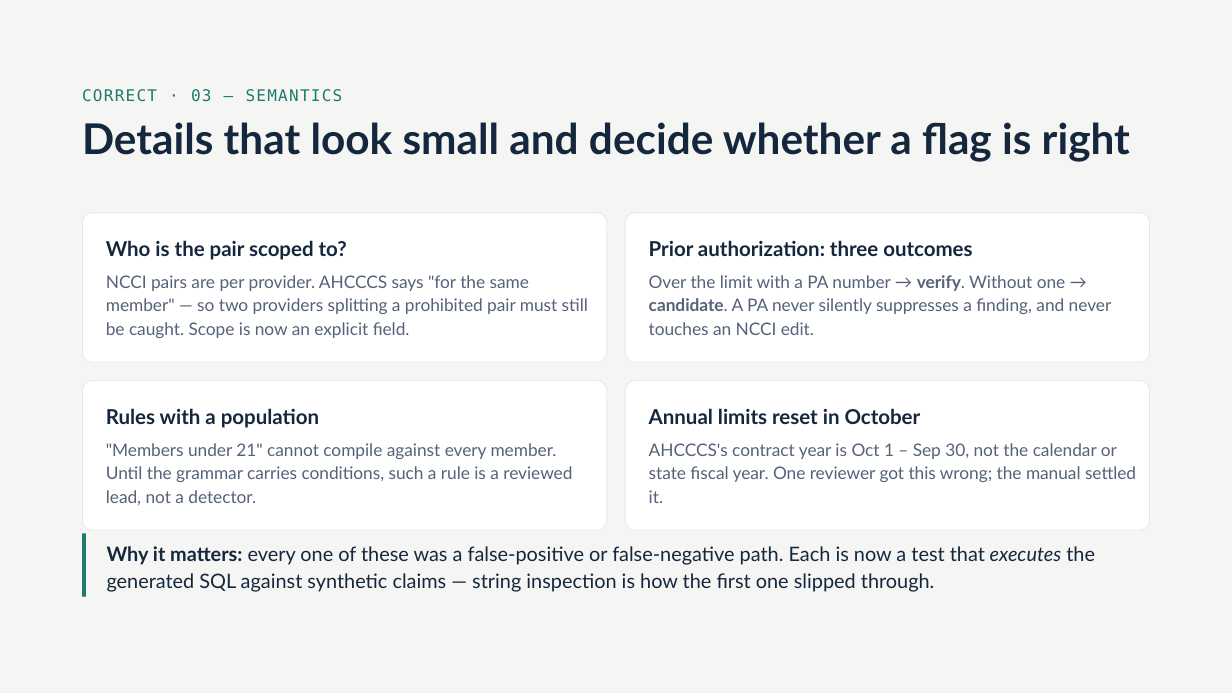
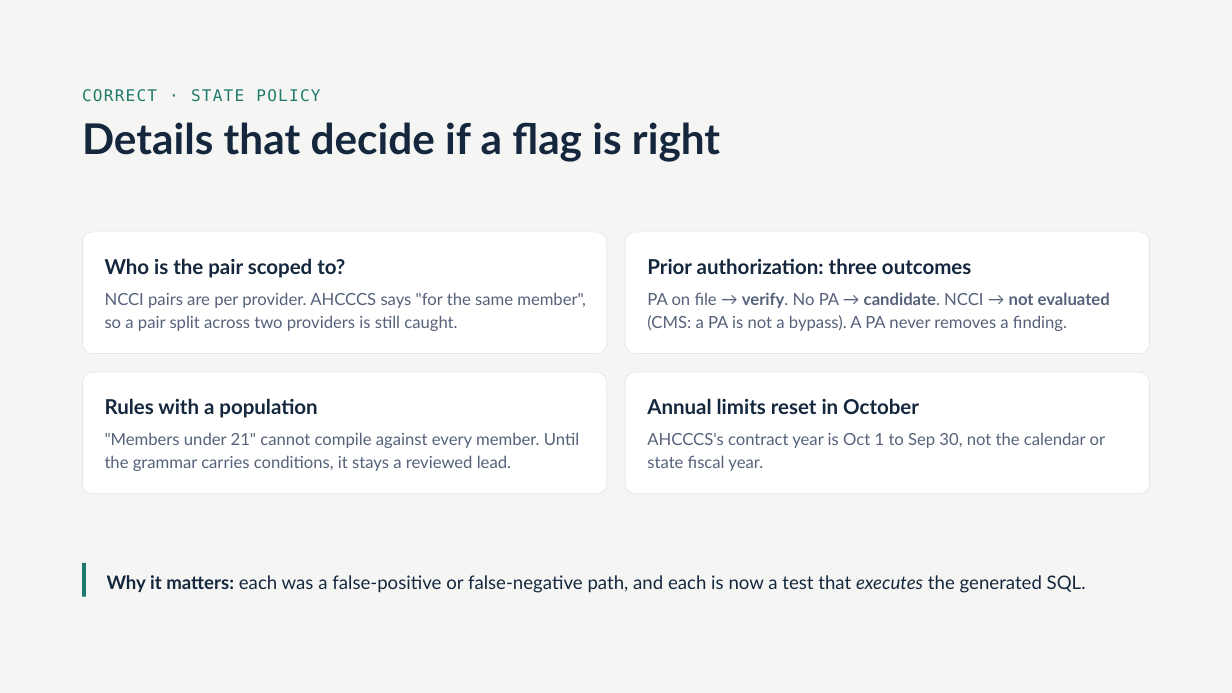
Before and after one commit to Sedozan/policy_intelligence, a slide deck: slide 4 of Knowledge Base MVP.pptx. Drawn at 1232x693 pixels with LibreOffice and Linux fonts; fonts in the diff are those of the drawing. Boxes give left, top, right and bottom in pixels: in the first picture for what was removed or moved away, otherwise in the second. Text is boxed around its words. In the diff, an @@ line names an element or a change of style, - is before the commit and + after.

```diff
--- a/Knowledge Base MVP.pptx
+++ b/Knowledge Base MVP.pptx
@@ text at [82,89,320,102]: text changed @@
-CORRECT · 03 — SEMANTICS
+CORRECT · STATE POLICY
@@ text at [82,122,720,162]: text changed @@
-Details that look small and decide whether a flag is right
+Details that decide if a flag is right
@@ rounded rectangle: place and size @@
-rounded rectangle at [82,213,606,362]
+rounded rectangle at [82,232,606,354]
@@ rounded rectangle: place and size @@
-rounded rectangle at [626,213,1150,362]
+rounded rectangle at [626,232,1150,354]
@@ text "Who is the pair scoped ...": place and size @@
-text "Who is the pair scoped ..." at [106,240,347,260]
+text "Who is the pair scoped ..." at [105,258,345,278]
@@ text "Prior authorization: three outcomes": place and size @@
-text "Prior authorization: three outcomes" at [649,240,972,256]
+text "Prior authorization: three outcomes" at [647,258,971,274]
@@ text at [105,292,586,331]: text changed; size 13.5 to 13 pt @@
-NCCI pairs are per provider. AHCCCS says "for the same member" — so two providers splitting a prohibited pair must still be caught. Scope is now an explicit field.
+NCCI pairs are per provider. AHCCCS says "for the same member", so a pair split across two providers is still caught.
@@ text at [647,292,1110,331]: text changed; size 13.5 to 13 pt @@
-Over the limit with a PA number → verify. Without one → candidate. A PA never silently suppresses a finding, and never touches an NCCI edit.
+PA on file → verify. No PA → candidate. NCCI → not evaluated (CMS: a PA is not a bypass). A PA never removes a finding.
@@ rounded rectangle: place and size @@
-rounded rectangle at [82,381,606,531]
+rounded rectangle at [82,372,606,494]
@@ proportions changed in 4 elements at [82,232,606,354], [626,232,1150,354], [82,372,606,494], [626,372,1150,494] @@
@@ rounded rectangle: place and size @@
-rounded rectangle at [626,381,1150,531]
+rounded rectangle at [626,372,1150,494]
@@ text "Rules with a population": place and size @@
-text "Rules with a population" at [106,408,319,428]
+text "Rules with a population" at [105,398,317,418]
@@ text "Annual limits reset in October": place and size @@
-text "Annual limits reset in October" at [649,408,921,424]
+text "Annual limits reset in October" at [647,398,919,414]
@@ text at [105,432,579,471]: text changed; size 13.5 to 13 pt @@
-"Members under 21" cannot compile against every member. Until the grammar carries conditions, such a rule is a reviewed lead, not a detector.
+"Members under 21" cannot compile against every member. Until the grammar carries conditions, it stays a reviewed lead.
@@ text at [647,432,1106,471]: text changed; size 13.5 to 13 pt @@
-AHCCCS's contract year is Oct 1 – Sep 30, not the calendar or state fiscal year. One reviewer got this wrong; the manual settled it.
+AHCCCS's contract year is Oct 1 to Sep 30, not the calendar or state fiscal year.
@@ line moved from (84, 533) - (84, 597) to (84, 563) - (84, 597) @@
@@ text at [107,575,1086,593]: text changed; size 15.5 to 14.5 pt @@
-Why it matters: every one of these was a false-positive or false-negative path. Each is now a test that executes the generated SQL against synthetic claims — string inspection is how the first one slipped through.
+Why it matters: each was a false-positive or false-negative path, and each is now a test that executes the generated SQL.
```
Also in this commit, not shown: 3 other slides changed, 7 slides added, 14 slides removed.
